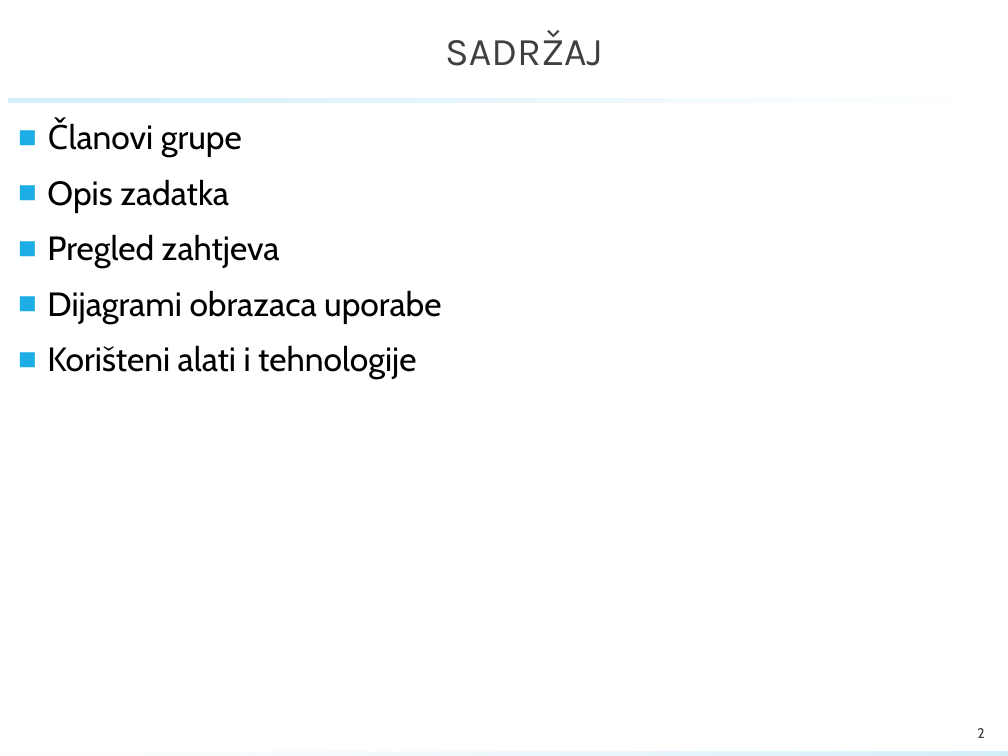
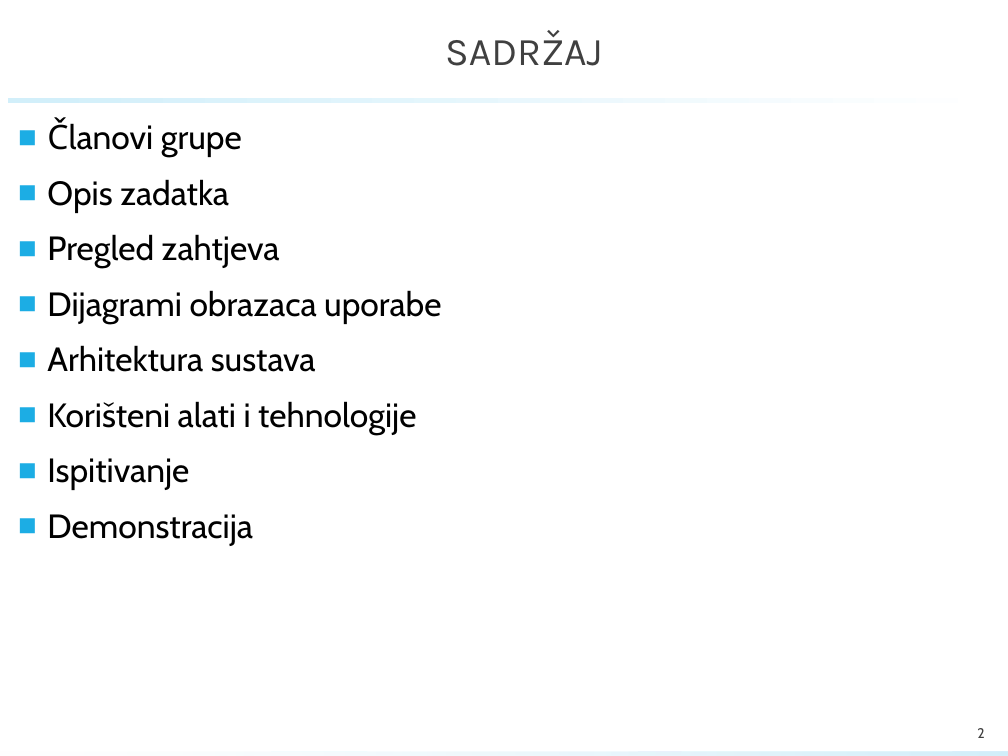
Before and after one commit to karlokus/RestoraniZEGE, a slide deck: slide 2 of dokumentacija/PROINZ_TG16.01_restoraniZEGE.pptx. Drawn at 1008x756 pixels with LibreOffice and Linux fonts; fonts in the diff are those of the drawing; background and template pictures are left out. Boxes give left, top, right and bottom in pixels: in the first picture for what was removed or moved away, otherwise in the second. Text is boxed around its words. In the diff, an @@ line names an element or a change of style, - is before the commit and + after.

```diff
--- a/dokumentacija/PROINZ_TG16.01_restoraniZEGE.pptx
+++ b/dokumentacija/PROINZ_TG16.01_restoraniZEGE.pptx
@@ text at [47, 345, 316, 372]: paragraph added @@
+■ Arhitektura sustava
@@ text at [47, 458, 253, 546]: paragraphs added @@
+■ Ispitivanje
+■ Demonstracija
```
Also in this commit, not shown: 1 other slide changed, 5 slides added.
